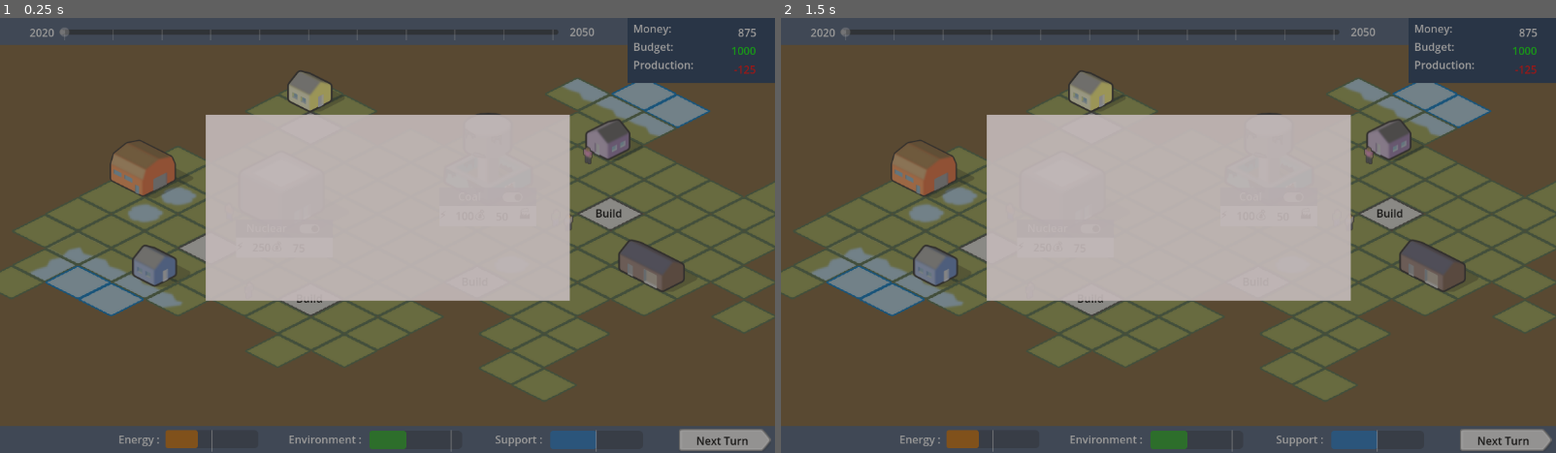
Above: before the commit, frames 1-2 (left to right).
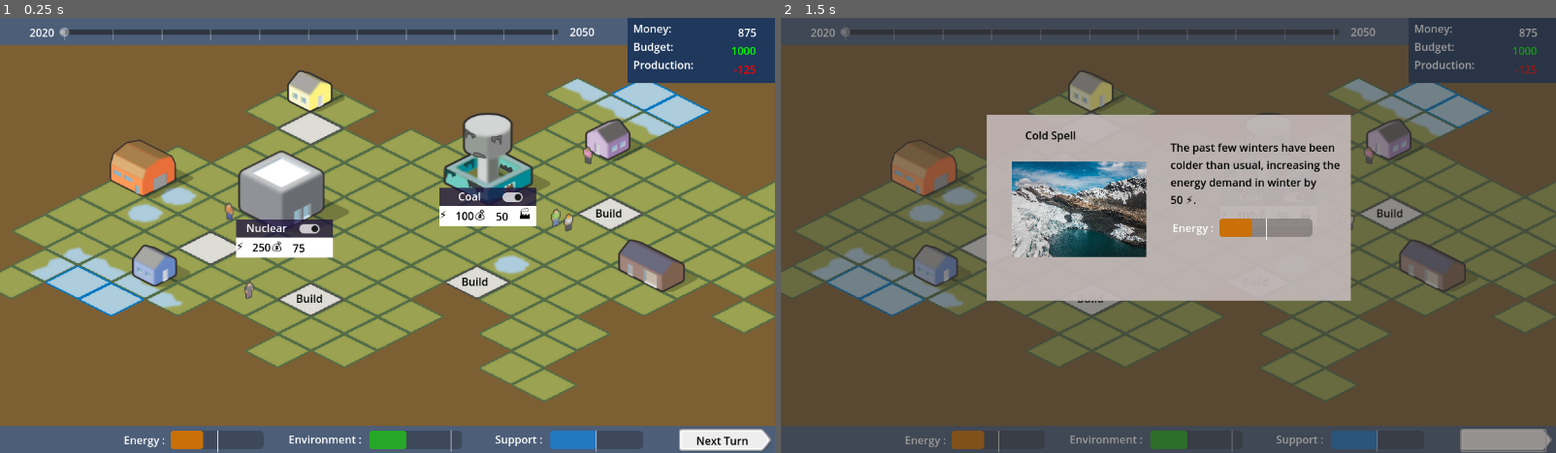
Above: after the commit, the same moments.

Repository: astonedf/SURE_PoC
Game: Godot game, scene res://Scenes/world.tscn
The game is run twice, just before and just after one commit, with the same random seed, the same clock (stepped at 60 frames per second) and the same inputs.
Inputs:
- Up to frame 1 (0.25 s): no input
- Up to frame 2 (1.5 s): click "Next Turn" at 0.5 s; click "Next Turn" at 1.25 s

The runs differ from the first frame. In frame 1, 95% of the frame differs, in the area x 0-100%, y 0-100%; in frame 2, 4.9%.

Commit message:
adding shocks

Diff:
--- /dev/null
+++ b/SURE/Scenes/energy_bar.gd
@@ -0,0 +1,29 @@
+extends Label
+
+var energyStyleLow = preload("res://Scenes/energy_bar.tres")
+var energyStyle = preload("res://Scenes/energybar_norm.tres")
+@onready var Global = get_node("/root/Ui")
+
+var energy_value: int = 0
+var energy_min: int = 500
+# Called when the node enters the scene tree for the first time.
+func _ready():
+	$Energy.value = energy_value
+	energy_value = Global.energy
+	if energy_value < energy_min:
+		print("low")
+		$Energy.set("theme_override_styles/fill", energyStyleLow)
+	else:
+		$Energy.set("theme_override_styles/fill", energyStyle)
+		print("normal")
+
+# Called every frame. 'delta' is the elapsed time since the previous frame.
+func _process(delta):
+	$Energy.value = Global.energy
+
+
+func _on_energy_value_changed(value):
+	if value < energy_min:
+		$Energy.set("theme_override_styles/fill", energyStyleLow)
+	else:
+		$Energy.set("theme_override_styles/fill", energyStyle)
--- /dev/null
+++ b/SURE/Scenes/energy_bar.tscn
@@ -0,0 +1,32 @@
+[gd_scene load_steps=3 format=3 uid="uid://b8iq0h0nmv40r"]
+
+[ext_resource type="Script" path="res://Scenes/energy_bar.gd" id="1_8teth"]
+[ext_resource type="StyleBox" uid="uid://phji31i5dkkd" path="res://Scenes/energy_bar.tres" id="2_4gg5u"]
+
+[node name="EnergyBar" type="Label"]
+offset_left = 176.0
+offset_top = 8.0
+offset_right = 238.0
+offset_bottom = 34.0
+size_flags_horizontal = 0
+text = "Energy :"
+script = ExtResource("1_8teth")
+
+[node name="Energy" type="ProgressBar" parent="."]
+layout_mode = 0
+offset_left = 70.0
+offset_top = -2.0
+offset_right = 208.0
+offset_bottom = 25.0
+theme_override_styles/fill = ExtResource("2_4gg5u")
+max_value = 1000.0
+step = 1.0
+value = 50.0
+show_percentage = false
+
+[node name="Line2D" type="Line2D" parent="Energy"]
+position = Vector2(-262, -614)
+points = PackedVector2Array(332, 646, 332, 614)
+width = 1.0
+
+[connection signal="value_changed" from="Energy" to="." method="_on_energy_value_changed"]
--- a/SURE/SubBuildButton.gd
+++ b/SURE/Scenes/shock.gd
@@ -1,4 +1,4 @@
-extends Button
+extends CanvasLayer
 
 
 # Called when the node enters the scene tree for the first time.
--- a/SURE/Scenes/shock.tscn
+++ b/SURE/Scenes/shock.tscn
@@ -1,8 +1,13 @@
-[gd_scene load_steps=2 format=3 uid="uid://bi5vix6ylto5a"]
+[gd_scene load_steps=5 format=3 uid="uid://bi5vix6ylto5a"]
+
+[ext_resource type="Script" path="res://Scenes/shock.gd" id="1_bkl8y"]
+[ext_resource type="Texture2D" uid="uid://dtc7lnxlbfgjf" path="res://willian-justen-de-vasconcellos-cIQ0wHskpMo-unsplash.jpg" id="1_s7q3d"]
+[ext_resource type="PackedScene" uid="uid://b8iq0h0nmv40r" path="res://Scenes/energy_bar.tscn" id="2_i1jhu"]
 
 [sub_resource type="Theme" id="Theme_jkqh0"]
 
 [node name="Shock" type="CanvasLayer"]
+script = ExtResource("1_bkl8y")
 
 [node name="ColorRect2" type="ColorRect" parent="."]
 anchors_preset = 15
@@ -26,3 +31,95 @@
 grow_vertical = 2
 theme = SubResource("Theme_jkqh0")
 color = Color(0.760784, 0.721569, 0.721569, 0.921569)
+
+[node name="Willian-justen-de-vasconcellos-cIq0wHskpMo-unsplash" type="Sprite2D" parent="ColorRect"]
+position = Vector2(137, 141)
+scale = Vector2(0.05, 0.05)
+texture = ExtResource("1_s7q3d")
+
+[node name="Title" type="Label" parent="ColorRect"]
+layout_mode = 1
+offset_right = 191.0
+offset_bottom = 61.0
+theme_override_colors/font_color = Color(0, 0, 0, 1)
+text = "Cold Spell"
+horizontal_alignment = 1
+vertical_alignment = 1
+
+[node name="Text" type="Label" parent="ColorRect"]
+layout_mode = 1
+anchors_preset = 1
+anchor_left = 1.0
+anchor_right = 1.0
+offset_left = -268.0
+offset_bottom = 175.0
+grow_horizontal = 0
+theme_override_colors/font_color = Color(0, 0, 0, 1)
+text = "The past few winters have been colder than usual, increasing the energy demand in winter by
+50 ⚡."
+vertical_alignment = 1
+autowrap_mode = 3
+
+[node name="Control" type="Control" parent="ColorRect/Text"]
+visible = false
+anchors_preset = 0
+offset_right = 40.0
+offset_bottom = 40.0
+
+[node name="Button" type="Button" parent="ColorRect/Text/Control"]
+layout_mode = 1
+anchors_preset = 7
+anchor_left = 0.5
+anchor_top = 1.0
+anchor_right = 0.5
+anchor_bottom = 1.0
+offset_left = -34.0
+offset_top = 102.0
+offset_right = 238.0
+offset_bottom = 138.0
+grow_horizontal = 2
+grow_vertical = 0
+theme_override_font_sizes/font_size = 10
+text = "Ask the population to lower their energy consumption.
+- 50 Support 😡"
+
+[node name="Button2" type="Button" parent="ColorRect/Text/Control"]
+layout_mode = 1
+anchors_preset = 7
+anchor_left = 0.5
+anchor_top = 1.0
+anchor_right = 0.5
+anchor_bottom = 1.0
+offset_left = -34.0
+offset_top = 142.0
+offset_right = 238.0
+offset_bottom = 178.0
+grow_horizontal = 2
+grow_vertical = 0
+theme_override_font_sizes/font_size = 10
+text = "Turn on the spare coal plant.
+- 50 Environment 🏭"
+
+[node name="Button3" type="Button" parent="ColorRect/Text/Control"]
+layout_mode = 1
+anchors_preset = 7
+anchor_left = 0.5
+anchor_top = 1.0
+anchor_right = 0.5
+anchor_bottom = 1.0
+offset_left = -34.0
+offset_top = 183.0
+offset_right = 238.0
+offset_bottom = 219.0
+grow_horizontal = 2
+grow_vertical = 0
+theme_override_font_sizes/font_size = 10
+text = "Import electricity from neighbouring countries.
+- 50 💰"
+
+[node name="EnergyBar" parent="ColorRect/Text" instance=ExtResource("2_i1jhu")]
+layout_mode = 0
+offset_left = 3.0
+offset_top = 157.0
+offset_right = 65.0
+offset_bottom = 183.0
--- a/SURE/Scenes/sub_build_button.tscn
+++ b/SURE/Scenes/sub_build_button.tscn
@@ -1,8 +1,20 @@
-[gd_scene load_steps=2 format=3 uid="uid://c0mknn0n70i83"]
+[gd_scene load_steps=2 format=3 uid="uid://bq6poumi4ufas"]
 
-[ext_resource type="Script" path="res://SubBuildButton.gd" id="1_o1llq"]
+[sub_resource type="GDScript" id="GDScript_achx4"]
+script/source = "extends Button
+
+
+# Called when the node enters the scene tree for the first time.
+func _ready():
+	pass # Replace with function body.
+
+
+# Called every frame. 'delta' is the elapsed time since the previous frame.
+func _process(delta):
+	pass
+"
 
 [node name="SubBuildButton" type="Button"]
 offset_right = 8.0
 offset_bottom = 8.0
-script = ExtResource("1_o1llq")
+script = SubResource("GDScript_achx4")
--- a/SURE/Scenes/ui.gd
+++ b/SURE/Scenes/ui.gd
@@ -7,13 +7,12 @@
 @export var money: int = 1000
 @export var prod: int = 0
 
-var energyStyleLow = preload("res://Scenes/energy_bar.tres")
-var energyStyle = preload("res://Scenes/energybar_norm.tres")
+
 
 var full_farm: bool = false
 # Called when the node enters the scene tree for the first time.
 func _ready():
-	$ColorRect/Label/Energy.value = energy
+	$ColorRect/EnergyBar.energy_value = energy
 	$ColorRect/Label2/Env.value = env
 	$ColorRect/Label3/Trust.value = trust
 
@@ -28,11 +27,8 @@
 
 
 func update_ui():
-	$ColorRect/Label/Energy.value = energy
-	if energy < 500:
-		$ColorRect/Label/Energy.set("theme_override_styles/fill", energyStyleLow)
-	else:
-		$ColorRect/Label/Energy.set("theme_override_styles/fill", energyStyle)
+	$ColorRect/EnergyBar.energy_value = energy
+
 	$ColorRect/Label2/Env.value = env
 	$ColorRect/Label3/Trust.value = trust
 
@@ -42,3 +38,7 @@
 
 	if full_farm:
 		$Bubble.visible = true
+
+
+func _on_label_pressed():
+	$Shock.visible = true
--- a/SURE/Scenes/ui.tscn
+++ b/SURE/Scenes/ui.tscn
@@ -1,9 +1,10 @@
-[gd_scene load_steps=7 format=3 uid="uid://c16uhcush6cp1"]
+[gd_scene load_steps=8 format=3 uid="uid://c16uhcush6cp1"]
 
 [ext_resource type="Script" path="res://Scenes/ui.gd" id="1_ebpph"]
 [ext_resource type="Texture2D" uid="uid://jxfbng7wapfp" path="res://grey_sliderRight.png" id="1_v6q86"]
-[ext_resource type="StyleBox" uid="uid://b0uvrj688a1xy" path="res://Scenes/energybar_norm.tres" id="3_gkrh1"]
+[ext_resource type="PackedScene" uid="uid://b8iq0h0nmv40r" path="res://Scenes/energy_bar.tscn" id="3_fm1y6"]
 [ext_resource type="PackedScene" uid="uid://btvu06t5i741p" path="res://Scenes/bubble.tscn" id="3_nonk7"]
+[ext_resource type="PackedScene" uid="uid://bi5vix6ylto5a" path="res://Scenes/shock.tscn" id="5_tj765"]
 
 [sub_resource type="StyleBoxFlat" id="StyleBoxFlat_ldrdn"]
 bg_color = Color(0.152941, 0.658824, 0.152941, 1)
@@ -59,26 +60,12 @@
 text = "Next Turn"
 flat = true
 
-[node name="Label" type="Label" parent="ColorRect"]
-layout_mode = 2
-offset_left = 176.0
-offset_top = 8.0
-offset_right = 238.0
-offset_bottom = 34.0
-size_flags_horizontal = 0
-text = "Energy :"
-
-[node name="Energy" type="ProgressBar" parent="ColorRect/Label"]
-layout_mode = 0
-offset_left = 70.0
-offset_top = -2.0
-offset_right = 208.0
-offset_bottom = 25.0
-theme_override_styles/fill = ExtResource("3_gkrh1")
-max_value = 1000.0
-step = 1.0
-value = 50.0
-show_percentage = false
+[node name="EnergyBar" parent="ColorRect" instance=ExtResource("3_fm1y6")]
+layout_mode = 0
+offset_left = 184.0
+offset_top = 9.0
+offset_right = 246.0
+offset_bottom = 35.0
 
 [node name="Label2" type="Label" parent="ColorRect"]
 layout_mode = 2
@@ -100,6 +87,11 @@
 value = 50.0
 show_percentage = false
 
+[node name="Line2D2" type="Line2D" parent="ColorRect/Label2/Env"]
+position = Vector2(-210, -615)
+points = PackedVector2Array(332, 646, 332, 614)
+width = 1.0
+
 [node name="Label3" type="Label" parent="ColorRect"]
 layout_mode = 2
 offset_left = 736.0
@@ -118,6 +110,11 @@
 theme_override_styles/fill = SubResource("StyleBoxFlat_mru71")
 value = 50.0
 show_percentage = false
+
+[node name="Line2D3" type="Line2D" parent="ColorRect/Label3/Trust"]
+position = Vector2(-263, -615)
+points = PackedVector2Array(332, 646, 332, 614)
+width = 1.0
 
 [node name="ColorRect2" type="ColorRect" parent="."]
 custom_minimum_size = Vector2(0, 40)
@@ -191,6 +188,7 @@
 vertical_alignment = 1
 
 [node name="HSlider" type="HSlider" parent="ColorRect2"]
+layout_mode = 0
 offset_left = 88.0
 offset_top = 13.0
 offset_right = 830.0
@@ -219,17 +217,7 @@
 [node name="Bubble" parent="." instance=ExtResource("3_nonk7")]
 visible = false
 
-[node name="Line2D" type="Line2D" parent="."]
-position = Vector2(-16, 0)
-points = PackedVector2Array(332, 646, 332, 614)
-width = 1.0
-
-[node name="Line2D2" type="Line2D" parent="."]
-position = Vector2(339, 0)
-points = PackedVector2Array(332, 646, 332, 614)
-width = 1.0
-
-[node name="Line2D3" type="Line2D" parent="."]
-position = Vector2(555, 0)
-points = PackedVector2Array(332, 646, 332, 614)
-width = 1.0
+[node name="Shock" parent="." instance=ExtResource("5_tj765")]
+visible = false
+
+[connection signal="pressed" from="ColorRect/GreySliderRight/Label" to="." method="_on_label_pressed"]
--- a/SURE/Scenes/world.tscn
+++ b/SURE/Scenes/world.tscn
@@ -14,7 +14,6 @@
 [ext_resource type="Texture2D" uid="uid://dfb8j0dgkthdj" path="res://Assets/Buildings/water_tower_b_damaged.png" id="9_swixi"]
 [ext_resource type="Texture2D" uid="uid://bhfxrylm2sf5h" path="res://Assets/People/people_5_d.png" id="10_qpcoi"]
 [ext_resource type="Texture2D" uid="uid://bskqc02rhk72n" path="res://Assets/People/people_6_c.png" id="11_col61"]
-[ext_resource type="PackedScene" uid="uid://bi5vix6ylto5a" path="res://Scenes/shock.tscn" id="16_gs86y"]
 [ext_resource type="PackedScene" uid="uid://cpg775rckpcto" path="res://Scenes/build_button.tscn" id="16_pnu0i"]
 
 [node name="World" type="Node2D"]
@@ -137,7 +136,5 @@
 path = "build_process"
 plus = false
 
-[node name="Shock" parent="." instance=ExtResource("16_gs86y")]
-
 [editable path="Nuclear"]
 [editable path="Coal"]
Not shown: 1 places in SURE/Scenes/world.tscn that only renumber resources
Binary file added: SURE/liam-edwards-x15GAQNepcQ-unsplash.jpg
Not shown, added: SURE/liam-edwards-x15GAQNepcQ-unsplash.jpg.import
Binary file added: SURE/ryan-cheng-uqYy29Sfb8Q-unsplash.jpg
Not shown, added: SURE/ryan-cheng-uqYy29Sfb8Q-unsplash.jpg.import
Binary file added: SURE/teemu-paananen-rd5uNIUJCF0-unsplash.jpg
Not shown, added: SURE/teemu-paananen-rd5uNIUJCF0-unsplash.jpg.import
Binary file added: SURE/willian-justen-de-vasconcellos-cIQ0wHskpMo-unsplash.jpg
Not shown, added: SURE/willian-justen-de-vasconcellos-cIQ0wHskpMo-unsplash.jpg.import
